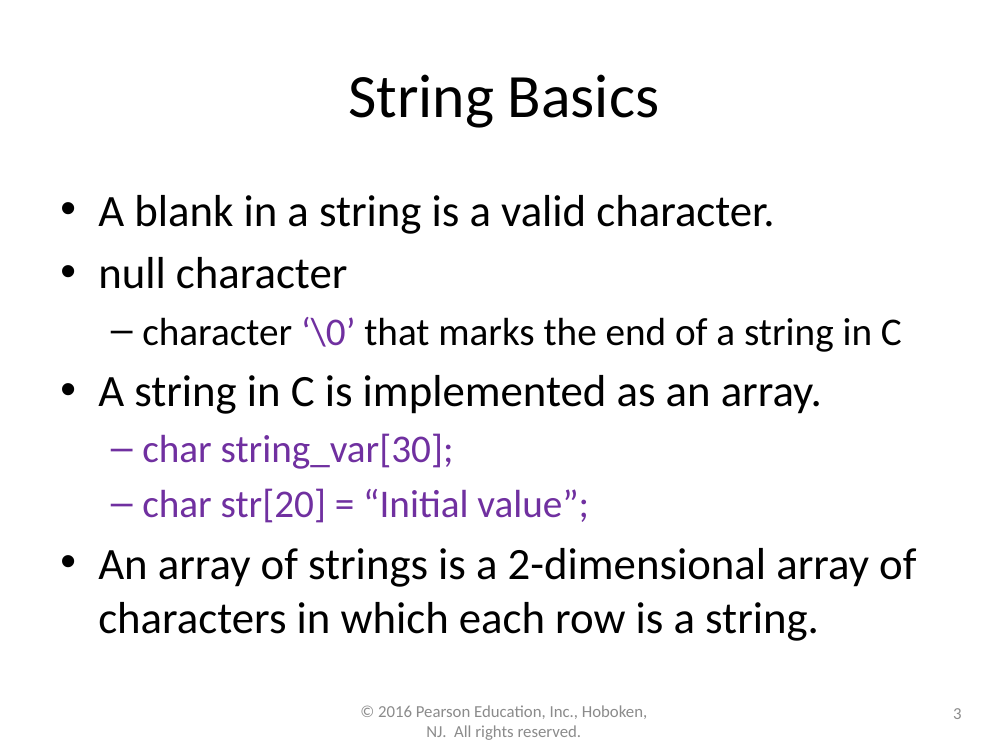
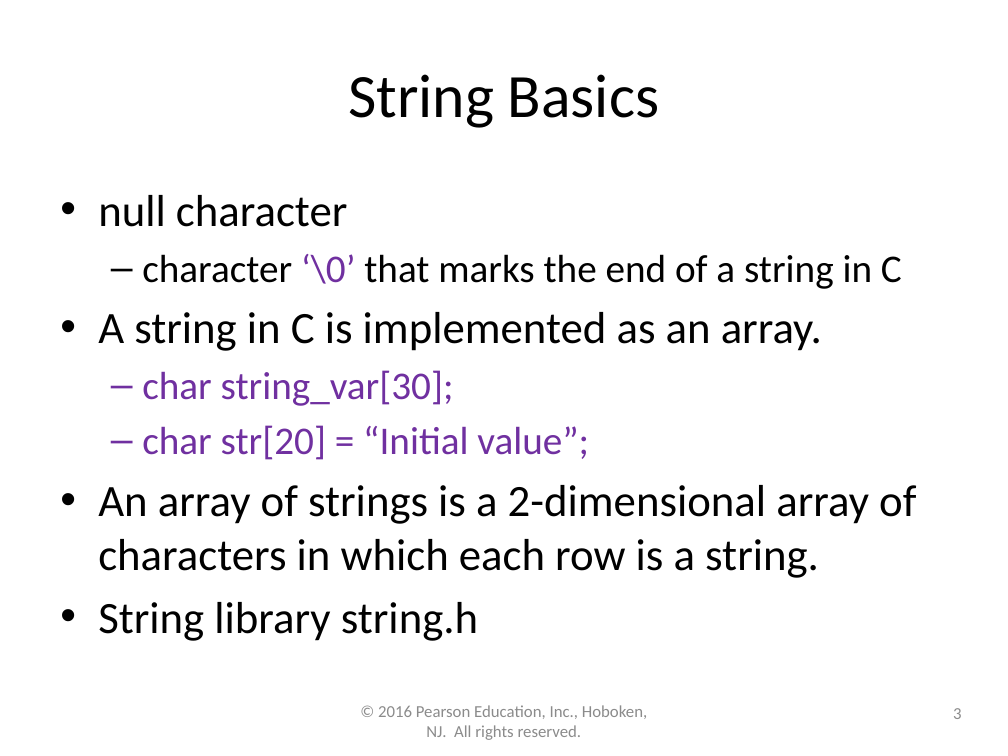
Before and after one commit to lgw2/lgw2.github.io, a slide deck: slide 3 of _teaching/csci112-fall-2023/lectures/ppts/Chapter8.pptx. Drawn at 1008x756 pixels with LibreOffice and Linux fonts; fonts in the diff are those of the drawing. Boxes give left, top, right and bottom in pixels: in the first picture for what was removed or moved away, otherwise in the second. Text is boxed around its words. In the diff, an @@ line names an element or a change of style, - is before the commit and + after.

```diff
--- a/_teaching/csci112-fall-2023/lectures/ppts/Chapter8.pptx
+++ b/_teaching/csci112-fall-2023/lectures/ppts/Chapter8.pptx
@@ text at [98, 195, 774, 234]: paragraph removed @@
-• A blank in a string is a valid character.
@@ text at [98, 602, 478, 641]: paragraph added @@
+• String library string.h
```
Also in this commit, not shown: 2 slides removed, 2 other files.
